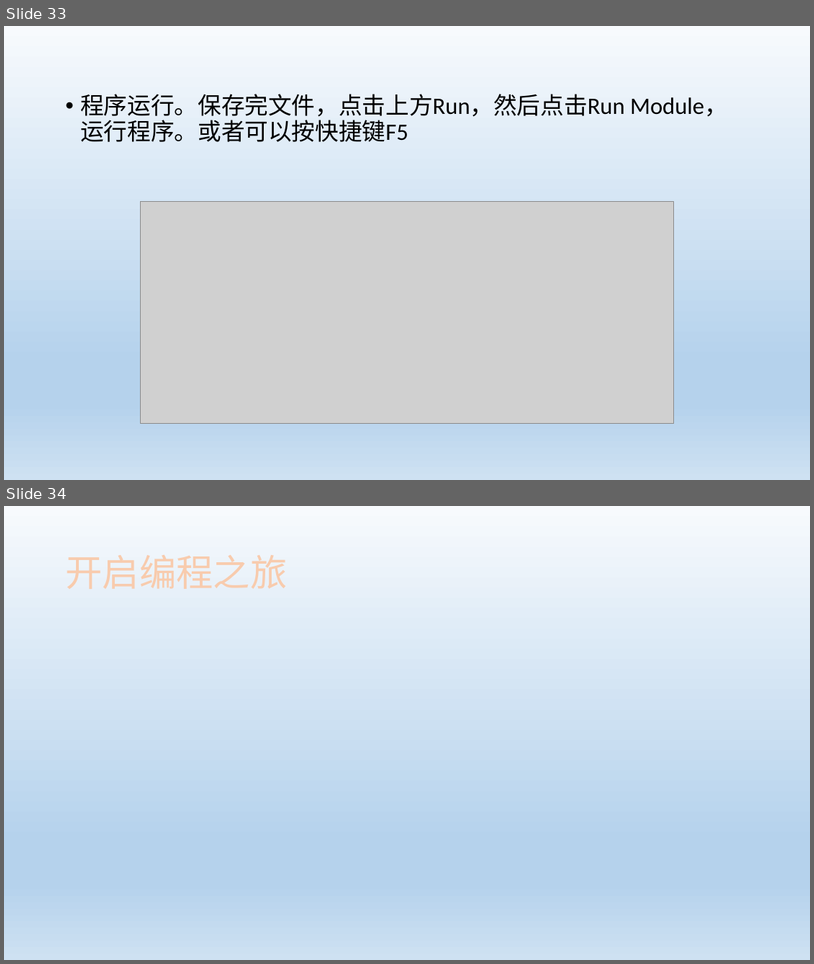
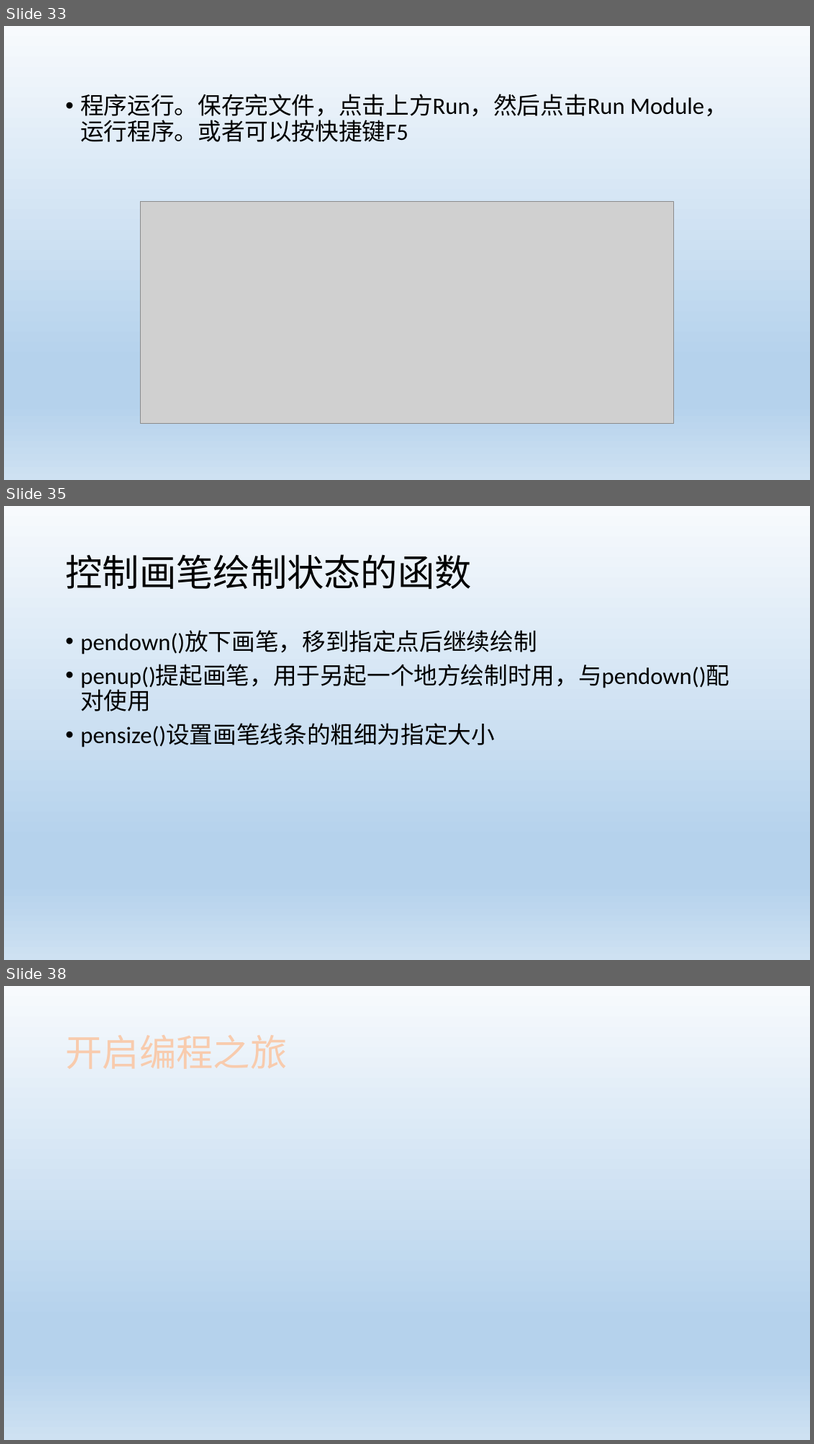
Before and after one commit to HKingdoom/learngit, a slide deck: Python01.pptx. Shown one above the other, each under a label of ours: slides 33 and 34 before the commit, slides 33, 35 and 38 after it; the slides between them are not shown. The pictures are 814x964 and 814x1444 pixels, drawn with LibreOffice and Linux fonts; fonts in the diff are those of the drawing; grey boxes stand for pictures. Boxes give left, top, right and bottom in pixels: in the first picture for what was removed or moved away, otherwise in the second. Text is boxed around its words. In the diff, an @@ line names an element or a change of style, - is before the commit and + after.

```diff
--- a/Python01.pptx
+++ b/Python01.pptx
@@ slide 35 added at [4,506,810,960], background gradient #F7FAFD to #B5D2EC to #CEE1F2 @@
@@ title added at [65,554,472,589], 44 pt, text #000000 @@
+控制画笔绘制状态的函数
@@ text added at [80,631,730,747], 28 pt, text #000000 @@
+• pendown()放下画笔，移到指定点后继续绘制
+• penup()提起画笔，用于另起一个地方绘制时用，与pendown()配对使用
+• pensize()设置画笔线条的粗细为指定大小
@@ what was slide 34 is now slide 38 @@
```
Also in this commit, not shown: 3 other slides added.
